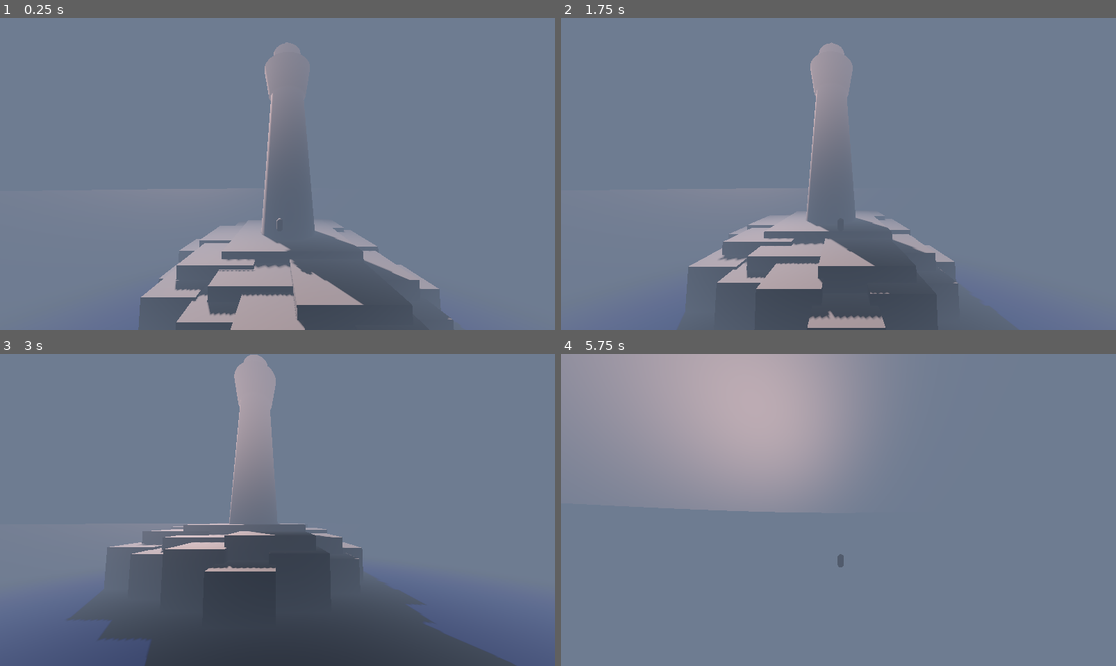
Above: before the commit, frames 1-4 (two rows, left to right).
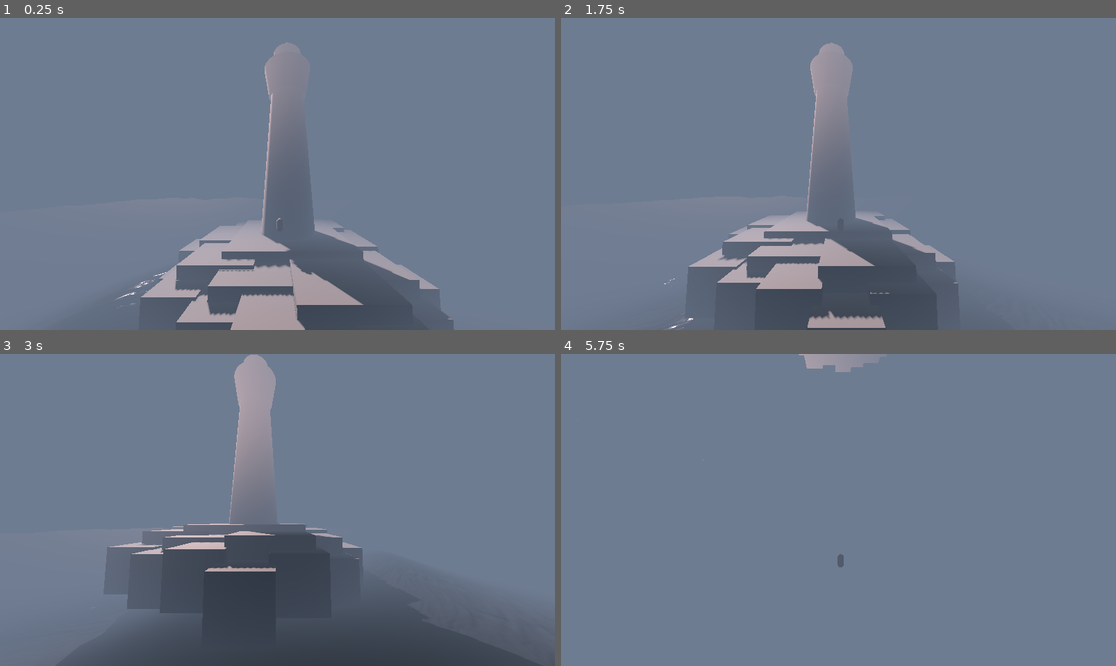
Above: after the commit, the same moments.

Repository: Dissunity/EchoesInTheFog
Game: Godot game, scene res://world.tscn
Two runs of this game, one before a commit and one after it. Both use one fixed random seed, a clock stepped at 60 frames per second and the inputs below.
Inputs:
- Up to frame 1 (0.25 s): no input
- Up to frame 2 (1.75 s): tap Enter (ui_accept) at 0.5, 0.77, 1.52 s; hold Right (ui_right) 0.53-1.28 s; hold Down (ui_down) from 1.28 s (still down)
- Up to frame 3 (3 s): release Down (ui_down) at 2.03 s; hold Right (ui_right) 2.03-2.78 s; hold Up (ui_up) from 2.78 s (still down)
- Up to frame 4 (5.75 s): tap Enter (ui_accept) at 3.02, 3.77, 4.52 s; release Up (ui_up) at 3.53 s; hold Left (ui_left) 3.53-5.03 s; hold Down (ui_down) from 5.03 s (still down)

The runs differ from the first frame. In frame 1, less than 0.1% of the frame differs, in the area x 21-30%, y 81-93%; in frame 2, less than 0.1%; in frame 3, 3.1%; in frame 4, 23%, in the area x 0-56%, y 0-51%.

Commit message:
Add water shader

Diff:
--- /dev/null
+++ b/shaders/water.gdshader
@@ -0,0 +1,115 @@
+shader_type spatial;
+
+// Pass data from vertex to fragment
+varying float v_dist;
+varying float v_wave_height;
+varying float v_steepness;
+
+uniform sampler2D normal_map_1 : hint_normal;
+uniform sampler2D normal_map_2 : hint_normal;
+
+// uniforms to change the water color dynamically (e.g. past, present)
+// regular water colors
+//uniform vec3 color_deep : source_color = vec3(0.01, 0.03, 0.08);
+//uniform vec3 color_shallow : source_color = vec3(0.0, 0.3, 0.4);
+
+// cloudy colors
+uniform vec3 color_deep : source_color = vec3(0.05, 0.07, 0.09);
+uniform vec3 color_shallow : source_color = vec3(0.15, 0.18, 0.20);
+
+// night sky colors
+//uniform vec3 color_deep : source_color = vec3(0.005, 0.01, 0.015);
+//uniform vec3 color_shallow : source_color = vec3(0.02, 0.04, 0.06);
+
+
+void gerstner_wave(vec4 wave, vec3 p, inout vec3 displacement, inout vec3 normal) {
+    float steepness = wave.z;
+    float wavelength = wave.w;
+
+    float k = 2.0 * PI / wavelength;
+    float c = sqrt(9.8 / k);
+    vec2 d = normalize(wave.xy);
+
+    float f = k * (dot(d, p.xz) - c * TIME);
+    float a = steepness / k;
+
+    displacement.x += d.x * (a * cos(f));
+    displacement.y += a * sin(f);
+    displacement.z += d.y * (a * cos(f));
+
+    normal.x -= d.x * steepness * cos(f);
+    normal.y -= steepness * sin(f);
+    normal.z -= d.y * steepness * cos(f);
+}
+
+void vertex() {
+	//vec4 wave_a = vec4(1.0, 0.5, 0.15, 60.0);
+    //vec4 wave_b = vec4(0.8, -0.6, 0.2, 31.0);
+    //vec4 wave_c = vec4(-0.2, 0.9, 0.3, 13.0);
+    //vec4 wave_d = vec4(0.4, -0.1, 0.4, 5.0);
+
+    vec4 wave_a = vec4(1.0, 0.5, 0.15, 26.0);
+    vec4 wave_b = vec4(3.8, -0.6, 0.1, 34.0);
+    vec4 wave_c = vec4(-0.2, 1.9, 0.1, 29.0);
+    vec4 wave_d = vec4(-0.4, -0.1, 0.15, 83.0);
+
+    vec3 grid_pos = VERTEX;
+    vec3 displacement = vec3(0.0);
+    vec3 normal = vec3(0.0, 1.0, 0.0);
+
+    gerstner_wave(wave_a, grid_pos, displacement, normal);
+    gerstner_wave(wave_b, grid_pos, displacement, normal);
+    gerstner_wave(wave_c, grid_pos, displacement, normal);
+    gerstner_wave(wave_d, grid_pos, displacement, normal);
+
+    float vertex_distance = length(VERTEX.xz);
+    float fade_mask = 1.0 - smoothstep(100.0, 400.0, vertex_distance);
+    displacement *= fade_mask;
+
+    VERTEX += displacement;
+    NORMAL = normalize(normal);
+
+    v_wave_height = displacement.y;
+    v_dist = vertex_distance;
+
+    // Calculate steepness in the vertex shader, not the fragment for performance
+    v_steepness = 1.0 - NORMAL.y;
+}
+
+void fragment() {
+    // Fractal Normal Mapping
+    vec2 math_warp = vec2(
+        (sin(UV.y * 4.0 + TIME * 0.3) + sin(UV.x * 17.0 - TIME * 0.6)),
+        (cos(UV.x * 4.0 + TIME * 0.3) + cos(UV.y * 17.0 + TIME * 0.6))
+    ) * 0.01;
+
+    vec2 uv_1 = (UV * 3.0) + vec2(TIME * 0.015, TIME * 0.01) + math_warp;
+    vec2 uv_2 = (UV * 6.0) + vec2(-TIME * 0.03, TIME * 0.02) - math_warp;
+
+    // Rotate the 2nd grid to reduce tiling
+    vec2 rotated_uv_2 = vec2(
+        (uv_2.x * 0.725) - (uv_2.y * 0.688),
+        (uv_2.x * 0.688) + (uv_2.y * 0.725)
+    );
+
+    vec3 normal_blend_1 = texture(normal_map_1, uv_1).rgb;
+    vec3 normal_blend_2 = texture(normal_map_2, rotated_uv_2).rgb;
+    vec3 combined_normals = mix(normal_blend_1, normal_blend_2, 0.5);
+
+    // VR Distance LOD
+    vec3 flat_normal = vec3(0.5, 0.5, 1.0);
+    float normal_fade = smoothstep(20.0, 100.0, v_dist);
+    NORMAL_MAP = mix(combined_normals, flat_normal, normal_fade);
+
+    // View-Angle Color Mixing
+    float facing = 1.0 - max(dot(VIEW, NORMAL), 0.0);
+    vec3 water_color = mix(color_deep, color_shallow, facing);
+
+    // Fresnel Approximation
+    float fresnel = 0.02 + 0.98 * pow(1.0 - max(dot(VIEW, NORMAL), 0.0), 5.0);
+
+    // Output
+    ALBEDO = water_color;
+    ROUGHNESS = 0.1 - (fresnel * 0.1);
+    METALLIC = 0.0;
+}
--- a/world.tscn
+++ b/world.tscn
@@ -1,16 +1,22 @@
 [gd_scene format=3 uid="uid://c4frtv7b1qxyc"]
 
 [ext_resource type="Script" uid="uid://cgmruux5twss5" path="res://player.gd" id="1_f3sb7"]
-
-[sub_resource type="CylinderMesh" id="CylinderMesh_gv5m4"]
-top_radius = 1000.0
-bottom_radius = 1000.0
-height = 0.1
-
-[sub_resource type="StandardMaterial3D" id="StandardMaterial3D_f3sb7"]
-shading_mode = 2
-albedo_color = Color(0.0736, 0.12288002, 0.32, 1)
-metallic_specular = 0.0
+[ext_resource type="Shader" uid="uid://71443hwokrce" path="res://shaders/water.gdshader" id="1_fj7yv"]
+[ext_resource type="Texture2D" uid="uid://bd4of45sgm3so" path="res://textures/water_normalmap_1.jpg" id="2_aqk2v"]
+[ext_resource type="Texture2D" uid="uid://cp25sr3t8tybl" path="res://textures/water_normalmap_2.jpg" id="3_036b0"]
+
+[sub_resource type="PlaneMesh" id="PlaneMesh_tlwt5"]
+size = Vector2(400, 400)
+subdivide_width = 400
+subdivide_depth = 400
+
+[sub_resource type="ShaderMaterial" id="ShaderMaterial_fj7yv"]
+render_priority = 0
+shader = ExtResource("1_fj7yv")
+shader_parameter/normal_map_1 = ExtResource("3_036b0")
+shader_parameter/normal_map_2 = ExtResource("2_aqk2v")
+shader_parameter/color_deep = Color(0.05, 0.07, 0.09, 1)
+shader_parameter/color_shallow = Color(0.15, 0.18, 0.2, 1)
 
 [sub_resource type="BoxMesh" id="BoxMesh_fj7yv"]
 size = Vector3(20, 10, 20)
@@ -92,8 +98,9 @@
 [node name="Island" type="Node3D" parent="." unique_id=1904178162]
 
 [node name="MeshInstance3D" type="MeshInstance3D" parent="Island" unique_id=162288658]
-mesh = SubResource("CylinderMesh_gv5m4")
-surface_material_override/0 = SubResource("StandardMaterial3D_f3sb7")
+transform = Transform3D(1, 0, 0, 0, 1, 0, 0, 0, 1, -0.7374315, -1.3579769, 1.4015522)
+mesh = SubResource("PlaneMesh_tlwt5")
+surface_material_override/0 = SubResource("ShaderMaterial_fj7yv")
 
 [node name="MeshInstance3D2" type="MeshInstance3D" parent="Island" unique_id=454822726]
 transform = Transform3D(1, 0, 0, 0, 1, 0, 0, 0, 1, 0, 3.289606, 0)
Not shown, added: models/Lighthouse.blend.import
Not shown, added: shaders/water.gdshader.uid
Binary file added: textures/water_normalmap_1.jpg
Not shown, added: textures/water_normalmap_1.jpg.import
Binary file added: textures/water_normalmap_2.jpg
Not shown, added: textures/water_normalmap_2.jpg.import
